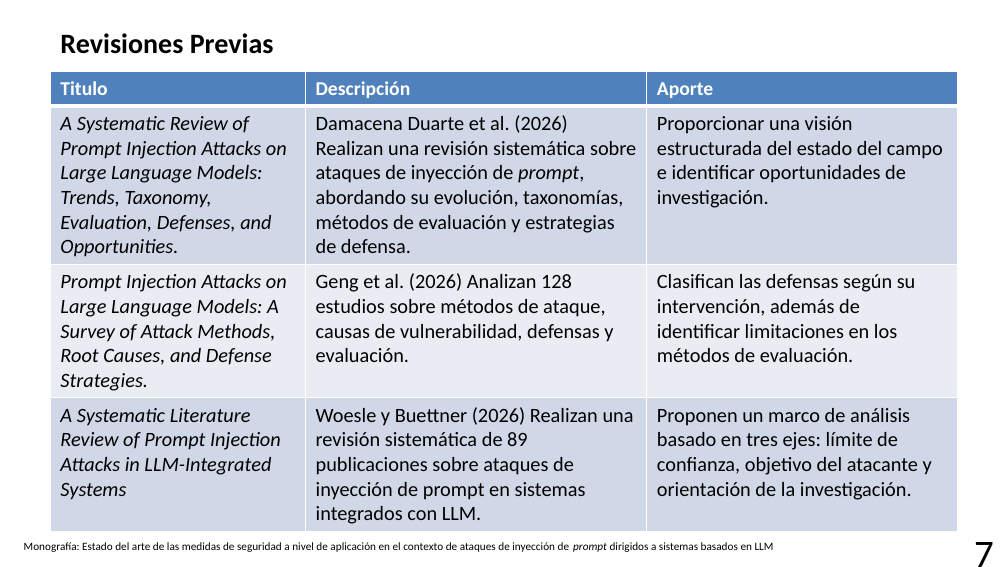
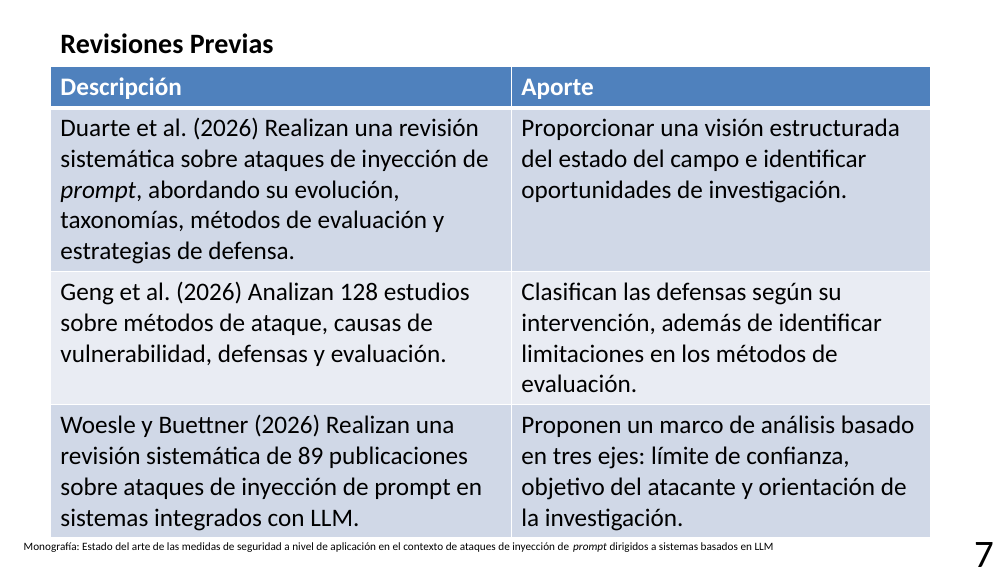
Before and after one commit to AJRx26/semestreVII, a slide deck: slide 9 of proyectoguiado/protocoloRSL/18(RSL1)_NunezSanchezAbraham.pptx (slide 8 before the commit). Drawn at 1008x567 pixels with LibreOffice and Linux fonts; fonts in the diff are those of the drawing. Boxes give left, top, right and bottom in pixels: in the first picture for what was removed or moved away, otherwise in the second. Text is boxed around its words. In the diff, an @@ line names an element or a change of style, - is before the commit and + after.

```diff
--- a/proyectoguiado/protocoloRSL/18(RSL1)_NunezSanchezAbraham.pptx
+++ b/proyectoguiado/protocoloRSL/18(RSL1)_NunezSanchezAbraham.pptx
@@ table at <box>50,67,930,535</box> @@
-column 1: Titulo | A Systematic Review of Prompt Injection Attacks on Large Language Models: Trends, Taxonomy, Evaluation, Defenses, and Opportunities. | Prompt Injection Attacks on Large Language Models: A Survey of Attack Methods, Root Causes, and Defense Strategies. | A Systematic Literature Review of Prompt Injection Attacks in LLM-Integrated Systems
-column 2: Descripción | Damacena Duarte et al. (2026) Realizan una revisión sistemática sobre ataques de inyección de prompt, abordando su evolución, taxonomías, métodos de evaluación y estrategias de defensa. | Geng et al. (2026) Analizan 128 estudios sobre métodos de ataque, causas de vulnerabilidad, defensas y evaluación. | Woesle y Buettner (2026) Realizan una revisión sistemática de 89 publicaciones sobre ataques de inyección de prompt en sistemas integrados con LLM.
+column 1: Descripción | Duarte et al. (2026) Realizan una revisión sistemática sobre ataques de inyección de prompt, abordando su evolución, taxonomías, métodos de evaluación y estrategias de defensa. | Geng et al. (2026) Analizan 128 estudios sobre métodos de ataque, causas de vulnerabilidad, defensas y evaluación. | Woesle y Buettner (2026) Realizan una revisión sistemática de 89 publicaciones sobre ataques de inyección de prompt en sistemas integrados con LLM.
@@ table: place and size @@
-table at <box>50,72,958,528</box>
+table at <box>50,67,930,535</box>
```
Also in this commit, not shown: 14 other slides changed, 2 slides added, 7 other files.
